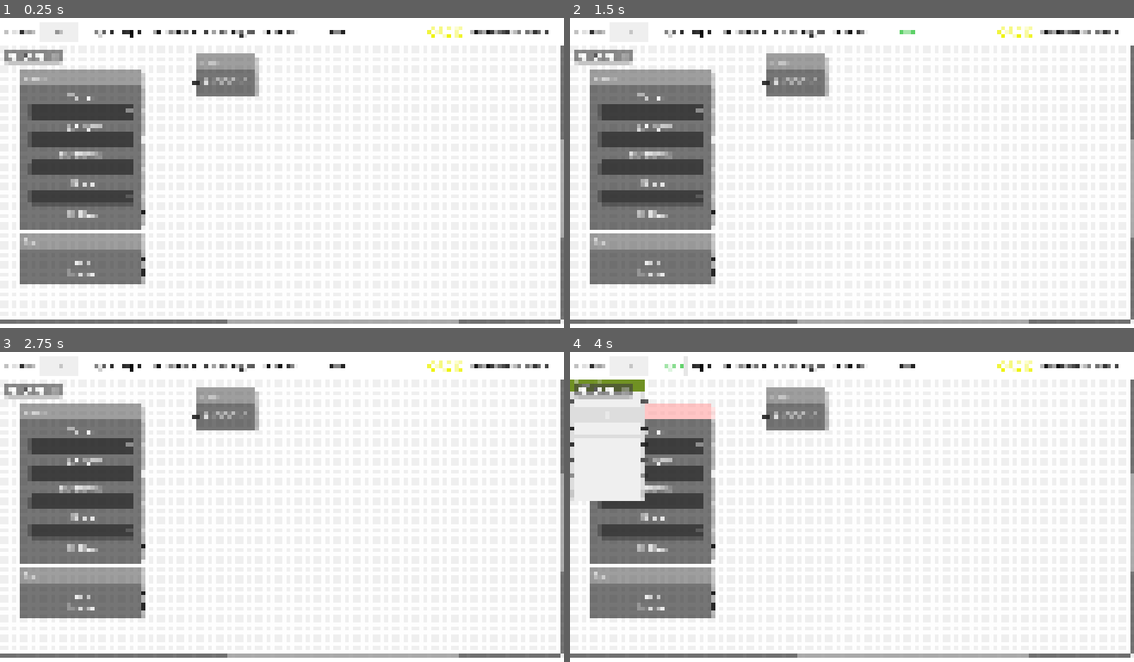
Above: before the commit, frames 1-4 (two rows, left to right).
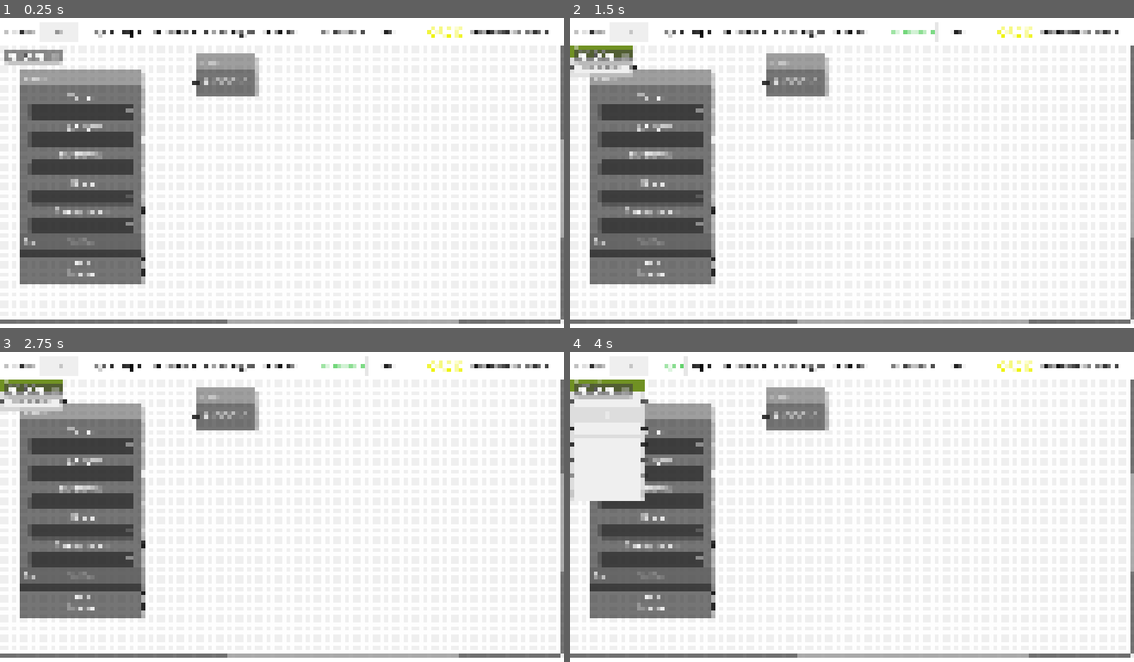
Above: after the commit, the same moments.

Repository: sciple/metadata-app
Game: Godot game, scene res://main.tscn
Two runs of this game, one before a commit and one after it. Both use one fixed random seed, a clock stepped at 60 frames per second and the inputs below.
Inputs (mouse positions are in pixels of both pictures, inside the frame that each line leads up to):
- Up to frame 1 (0.25 s): no input
- Up to frame 2 (1.5 s): click (626, 30) at 0.52 s; type "12" at 0.6 s; click (914, 30) at 1.25 s, where only the run after the commit has a clickable "Operator +"
- Up to frame 3 (2.75 s): click (366, 364) at 2.02 s
- Up to frame 4 (4 s): click (648, 559) at 2.77 s; click "Cage +" at 3.5 s

The runs differ from the first frame. In frame 1, 3.0% of the frame differs, in the area x 3-70%, y 3-78%; in frame 2, 3.8%; in frame 3, 3.8%, in the area x 0-70%, y 1-78%; in frame 4, 3.6%.

Commit message:
Operator node

Diff:
--- a/global.gd
+++ b/global.gd
@@ -7,6 +7,7 @@
 var health_index = -1
 var comment_index = -1
 var treatment_index = -1
+var operator_index = -1
 var node_elements = {}
 
 var total_number_of_subjects = 0
@@ -18,6 +19,8 @@
 var health_node = load("res://health/health.tscn")
 var comment_node = load("res://comment/comment.tscn")
 var treatment_node = load("res://treatment/treatment.tscn")
+var operator_node = load("res://operator/operator.tscn")
+
 
 
 func create_node(node_name, node_type, node_index):
--- a/main.gd
+++ b/main.gd
@@ -46,6 +46,9 @@
 
 func _on_treatment_button_pressed():
 	Global.create_node("treatment",Global.treatment_node, Global.treatment_index)
+
+func _on_operator_button_pressed():
+	Global.create_node("operator",Global.operator_node, Global.operator_index)
 
 
 # -------------------- GLOBAL FUNCTIONS
--- a/main.tscn
+++ b/main.tscn
@@ -103,6 +103,10 @@
 theme_override_styles/normal = SubResource("StyleBoxFlat_kns2f")
 text = "   !   "
 
+[node name="operator_button" parent="toolbar" instance=ExtResource("2_iovf6")]
+layout_mode = 2
+text = "Operator +"
+
 [node name="VSeparator2" type="VSeparator" parent="toolbar"]
 layout_mode = 2
 theme_override_styles/separator = SubResource("StyleBoxFlat_xcq4h")
@@ -110,19 +114,6 @@
 [node name="save_button" parent="toolbar" instance=ExtResource("2_iovf6")]
 layout_mode = 2
 text = "Save"
-
-[node name="ask_button" parent="toolbar" instance=ExtResource("2_iovf6")]
-texture_filter = 1
-layout_mode = 2
-text = "          "
-icon_alignment = 1
-expand_icon = true
-
-[node name="Polygon2D" type="Polygon2D" parent="toolbar/ask_button"]
-position = Vector2(1.99998, 33)
-scale = Vector2(0.672095, 0.75807)
-color = Color(1, 1, 1, 0.737255)
-polygon = PackedVector2Array(13.391, -30.3402, 13.391, -10.5531, 28.2699, -10.5531, 27.6774, -1.11538, 37.1971, -10.5531, 53.5638, -10.5531, 53.5638, -30.3402)
 
 [node name="GraphEdit" type="GraphEdit" parent="."]
 layout_mode = 1
@@ -147,7 +138,7 @@
 offset_left = 42.0
 offset_top = 53.0
 offset_right = 292.0
-offset_bottom = 375.0
+offset_bottom = 433.0
 mouse_filter = 1
 position_offset = Vector2(42, 53)
 
@@ -262,6 +253,7 @@
 [connection signal="pressed" from="toolbar/parent_button" to="." method="_on_parent_button_pressed"]
 [connection signal="pressed" from="toolbar/health_button" to="." method="_on_health_button_pressed"]
 [connection signal="pressed" from="toolbar/comment_button" to="." method="_on_comment_button_pressed"]
+[connection signal="pressed" from="toolbar/operator_button" to="." method="_on_operator_button_pressed"]
 [connection signal="pressed" from="toolbar/save_button" to="." method="_on_save_button_pressed"]
 [connection signal="connection_request" from="GraphEdit" to="." method="_on_graph_edit_connection_request"]
 [connection signal="disconnection_request" from="GraphEdit" to="." method="_on_graph_edit_disconnection_request"]
--- a/node_element/node_element.gd
+++ b/node_element/node_element.gd
@@ -35,7 +35,3 @@
 	self.register_creation_date()
 	self.register_position()
 	self.register_node_type()
-
-# Called every frame. 'delta' is the elapsed time since the previous frame.
-func _process(delta):
-	pass
--- /dev/null
+++ b/operator/operator.tscn
@@ -0,0 +1,21 @@
+[gd_scene load_steps=3 format=3 uid="uid://bk0takadqfg68"]
+
+[ext_resource type="PackedScene" uid="uid://bnr0tg0ideh1y" path="res://node_element/node_element.tscn" id="1_4wxmx"]
+[ext_resource type="PackedScene" uid="uid://ca56vxmr4iw6d" path="res://node_element/one_line_field.tscn" id="2_prsj8"]
+
+[node name="operator" groups=["operator"] instance=ExtResource("1_4wxmx")]
+offset_right = 129.0
+title = "Operator"
+slot/0/left_enabled = true
+slot/0/left_type = 0
+slot/0/left_color = Color(0.133333, 0.133333, 0.133333, 1)
+slot/0/left_icon = null
+slot/0/right_enabled = true
+slot/0/right_type = 0
+slot/0/right_color = Color(0.133333, 0.133333, 0.133333, 1)
+slot/0/right_icon = null
+slot/0/draw_stylebox = true
+
+[node name="one_line_field" parent="." index="1" instance=ExtResource("2_prsj8")]
+layout_mode = 2
+placeholder_text = "markdow"
--- a/static/mnms.tscn
+++ b/static/mnms.tscn
@@ -86,6 +86,24 @@
 slot/8/right_color = Color(0.133333, 0.133333, 0.133333, 1)
 slot/8/right_icon = null
 slot/8/draw_stylebox = true
+slot/9/left_enabled = false
+slot/9/left_type = 0
+slot/9/left_color = Color(1, 1, 1, 1)
+slot/9/left_icon = null
+slot/9/right_enabled = false
+slot/9/right_type = 0
+slot/9/right_color = Color(1, 1, 1, 1)
+slot/9/right_icon = null
+slot/9/draw_stylebox = true
+slot/10/left_enabled = false
+slot/10/left_type = 0
+slot/10/left_color = Color(1, 1, 1, 1)
+slot/10/left_icon = null
+slot/10/right_enabled = false
+slot/10/right_type = 0
+slot/10/right_color = Color(1, 1, 1, 1)
+slot/10/right_icon = null
+slot/10/draw_stylebox = true
 
 [node name="vendor_label" type="Label" parent="."]
 layout_mode = 2
@@ -143,6 +161,19 @@
 popup/item_1/text = "DBA"
 popup/item_1/id = 1
 
+[node name="Label" type="Label" parent="."]
+layout_mode = 2
+text = "Dietary status"
+horizontal_alignment = 1
+
+[node name="dietary_status" type="OptionButton" parent="."]
+layout_mode = 2
+item_count = 2
+popup/item_0/text = "Fed"
+popup/item_0/id = 0
+popup/item_1/text = "Fasted"
+popup/item_1/id = 1
+
 [node name="global" type="Label" parent="."]
 custom_minimum_size = Vector2(0, 35)
 layout_mode = 2
